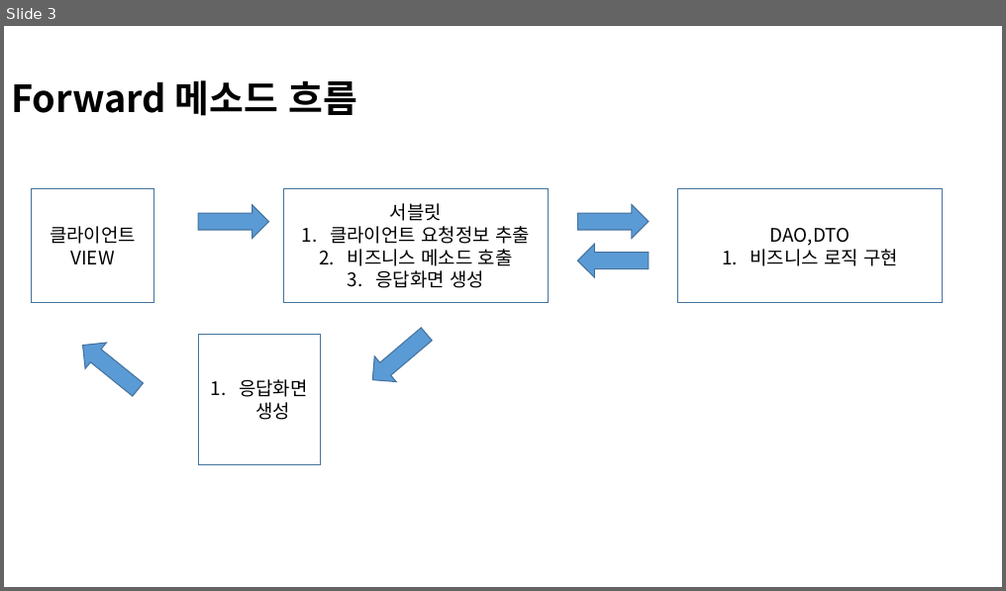
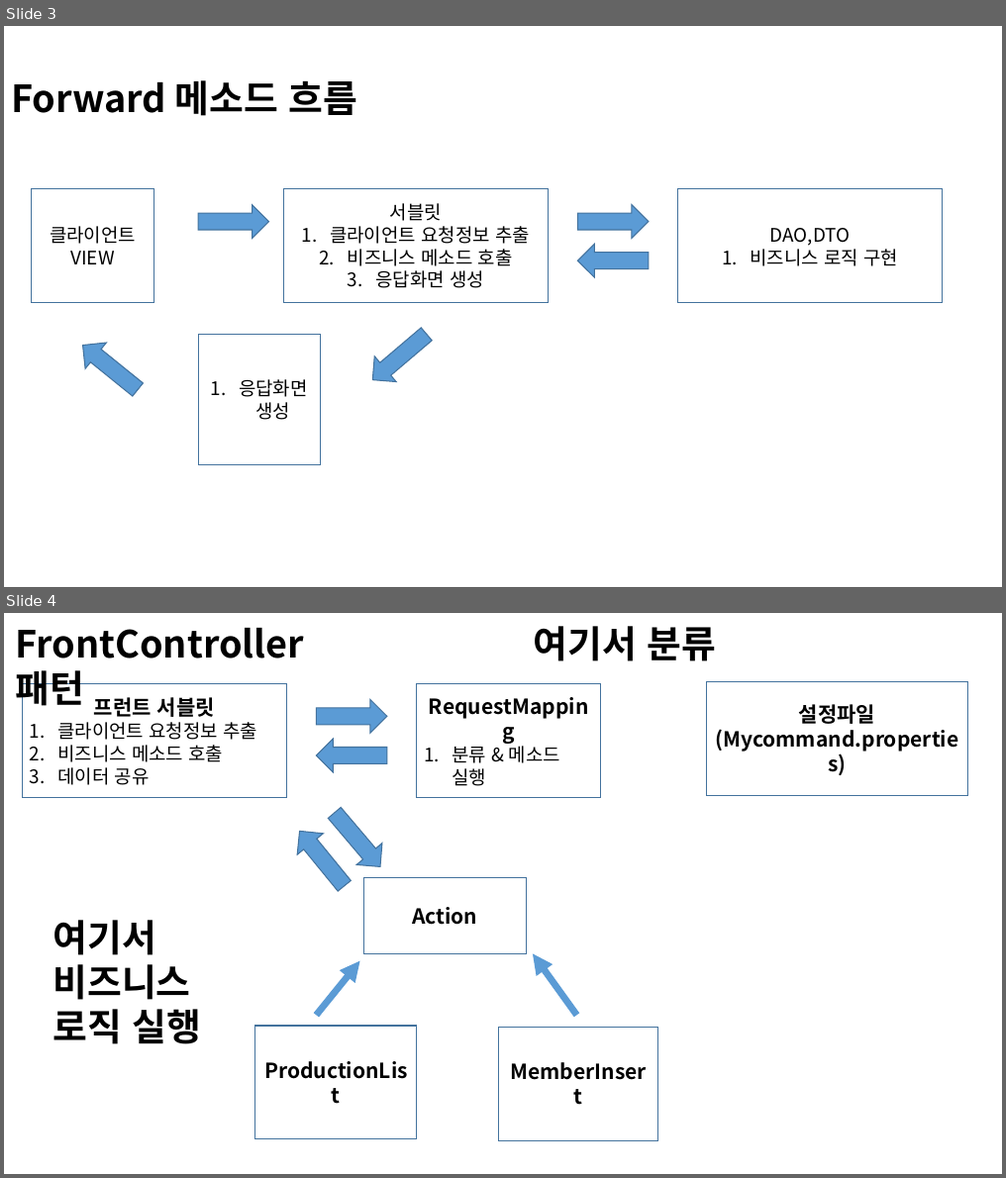
Before and after one commit to jaywagger/TIL, a slide deck: 3. HTML/프레젠테이션1.pptx. Shown one above the other, each under a label of ours: slide 3 before the commit, slides 3 and 4 after it. The pictures are 1006x591 and 1006x1178 pixels, drawn with LibreOffice and Linux fonts; fonts in the diff are those of the drawing. Boxes give left, top, right and bottom in pixels: in the first picture for what was removed or moved away, otherwise in the second. Text is boxed around its words. In the diff, an @@ line names an element or a change of style, - is before the commit and + after.

```diff
--- a/3. HTML/프레젠테이션1.pptx
+++ b/3. HTML/프레젠테이션1.pptx
@@ slide 4 added at (4,613,1002,1174), background #FFFFFF @@
@@ text added at (8,617,373,669), 36 pt, text #000000, bold @@
+FrontController패턴
@@ text added at (534,626,716,662), 36 pt, text #000000, bold @@
+여기서 분류
@@ rectangle added at (22,684,286,798), outline #43739E 1 pt, 18 pt, text #000000 @@
+프런트 서블릿
+1. 클라이언트 요청정보 추출
+2. 비즈니스 메소드 호출
+3. 데이터 공유
@@ right arrow added at (316,700,387,734), fill #5B9BD5, outline #43739E 1 pt @@
@@ rectangle added at (417,684,601,798), outline #43739E 1 pt, 20 pt, text #000000, bold @@
+RequestMapping
+1. 분류 & 메소드 실행
@@ rectangle added at (706,682,967,796), outline #43739E 1 pt, 20 pt, text #000000, bold @@
+설정파일
+(Mycommand.properties)
@@ right arrow added at (316,739,387,772), fill #5B9BD5, outline #43739E 1 pt @@
@@ right arrow added at (322,802,394,878), fill #5B9BD5, outline #43739E 1 pt @@
@@ right arrow added at (287,821,358,897), fill #5B9BD5, outline #43739E 1 pt @@
@@ rectangle added at (364,878,526,955), outline #43739E 1 pt, 20 pt, text #000000, bold @@
+Action
@@ text added at (54,920,202,1045), 36 pt, text #000000, bold @@
+여기서
+비즈니스
+로직 실행
@@ arrow added from (316, 1015) to (360, 961), #5B9BD5 6.5 pt @@
@@ arrow added from (576, 1015) to (533, 955), #5B9BD5 6.5 pt @@
@@ rectangle added at (255,1026,417,1140), outline #43739E 1 pt, 20 pt, text #000000, bold @@
+ProductionList
@@ rectangle added at (499,1028,658,1142), outline #43739E 1 pt, 20 pt, text #000000, bold @@
+MemberInsert
```
Also in this commit, not shown: 1 other slide added, 3 other files.
